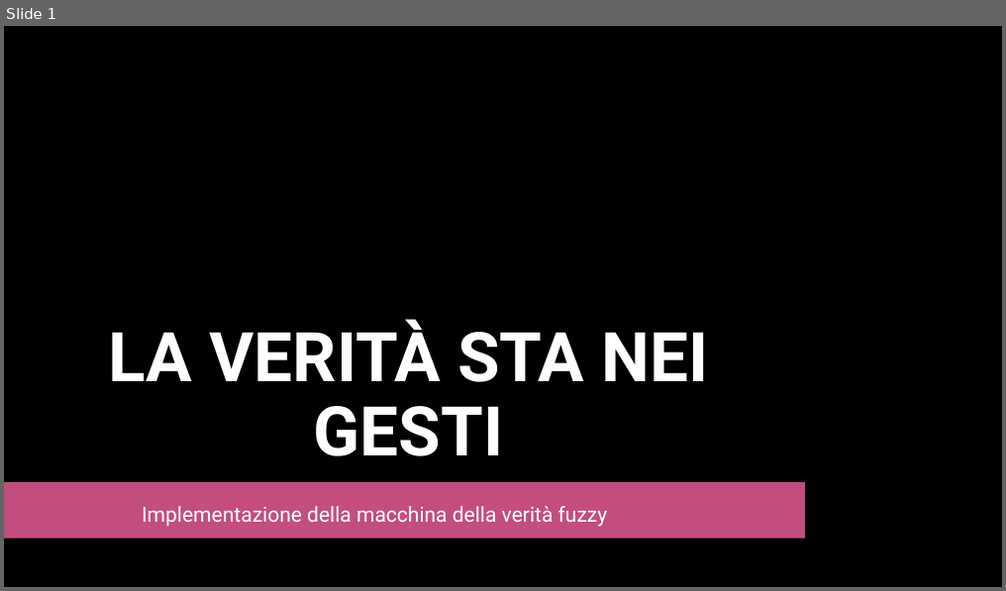
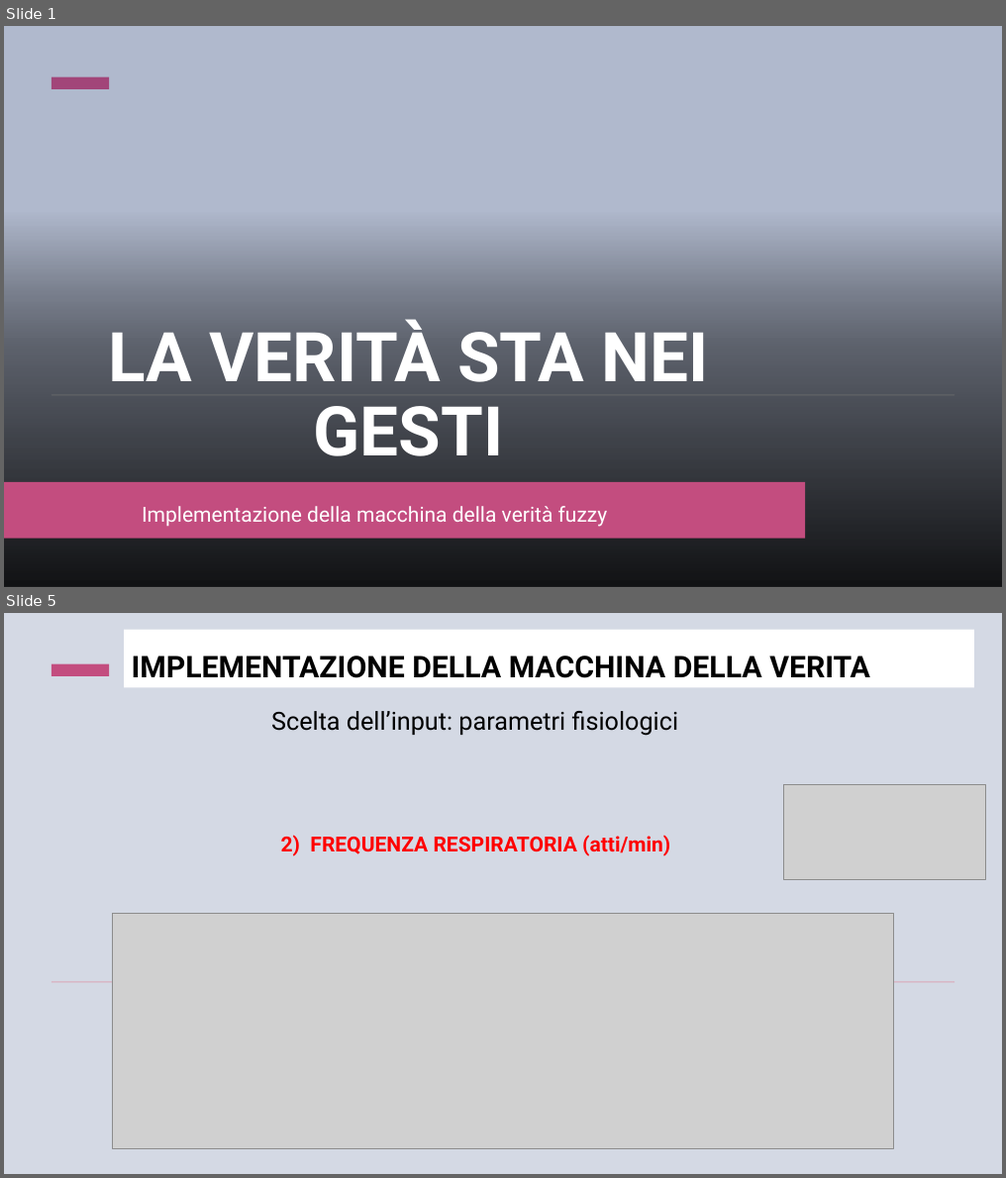
Before and after one commit to ClaudiaMarano/Progetto-Fuzzy, a slide deck: LA VERITÀ STA NEI GESTI.pptx. Shown one above the other, each under a label of ours: slide 1 before the commit, slides 1 and 5 after it; the slides between them are not shown. The pictures are 1006x591 and 1006x1178 pixels, drawn with LibreOffice and Linux fonts; fonts in the diff are those of the drawing; grey boxes stand for pictures; background and template pictures are left out. Boxes give left, top, right and bottom in pixels: in the first picture for what was removed or moved away, otherwise in the second. Text is boxed around its words. In the diff, an @@ line names an element or a change of style, - is before the commit and + after.

```diff
--- a/LA VERITÀ STA NEI GESTI.pptx
+++ b/LA VERITÀ STA NEI GESTI.pptx
@@ slide 5 added at (4,613,1002,1174), background #002060 at 17% opacity; not listed: 1 template element that a slide beside it also shows @@
@@ title added at (124,630,974,688), fill #FFFFFF, 28.8 pt, text #000000, bold @@
+IMPLEMENTAZIONE DELLA MACCHINA DELLA VERITA
@@ text added at (271,711,679,736), 24 pt, text #000000 @@
+Scelta dell’input: parametri fisiologici
@@ picture added at (783,784,986,878) @@
@@ text added at (281,835,670,857), 20 pt, text #FF0000, bold @@
+2) FREQUENZA RESPIRATORIA (atti/min)
@@ picture added at (113,913,894,1149) @@
@@ rectangle added at (52,981,954,983), fill #D8B9C7 @@
@@ slide 1 changed as well @@
@@ rectangle at (4,26,1002,587): fill #000000 to #002060 at 17% opacity @@
@@ rectangle added at (52,77,109,89), fill #C34D7F @@
@@ rectangle added at (52,394,954,396), fill #FBFCFC @@
```
Also in this commit, not shown: 8 other slides changed, 3 other slides added, 1 other file.
